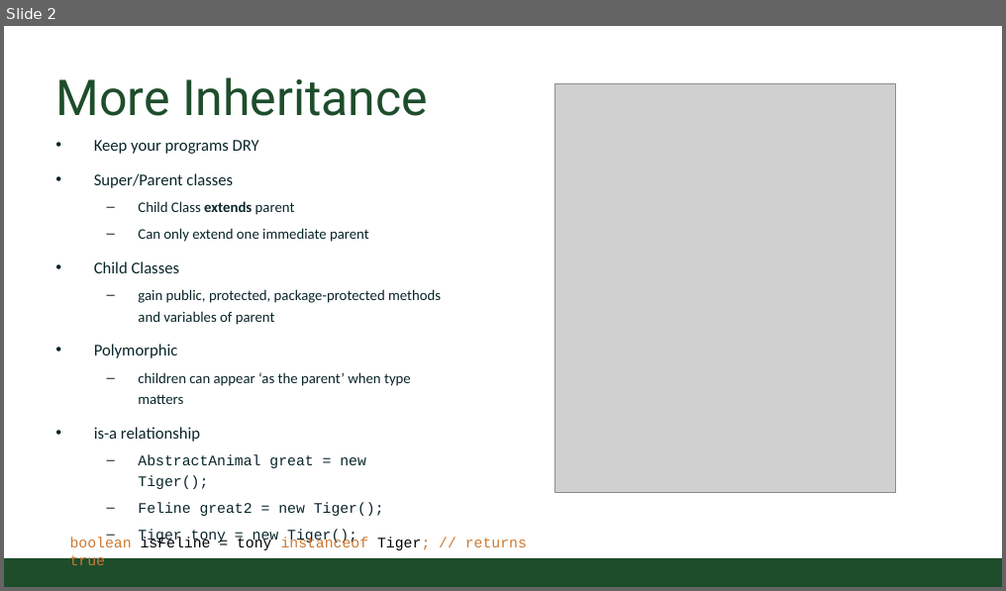
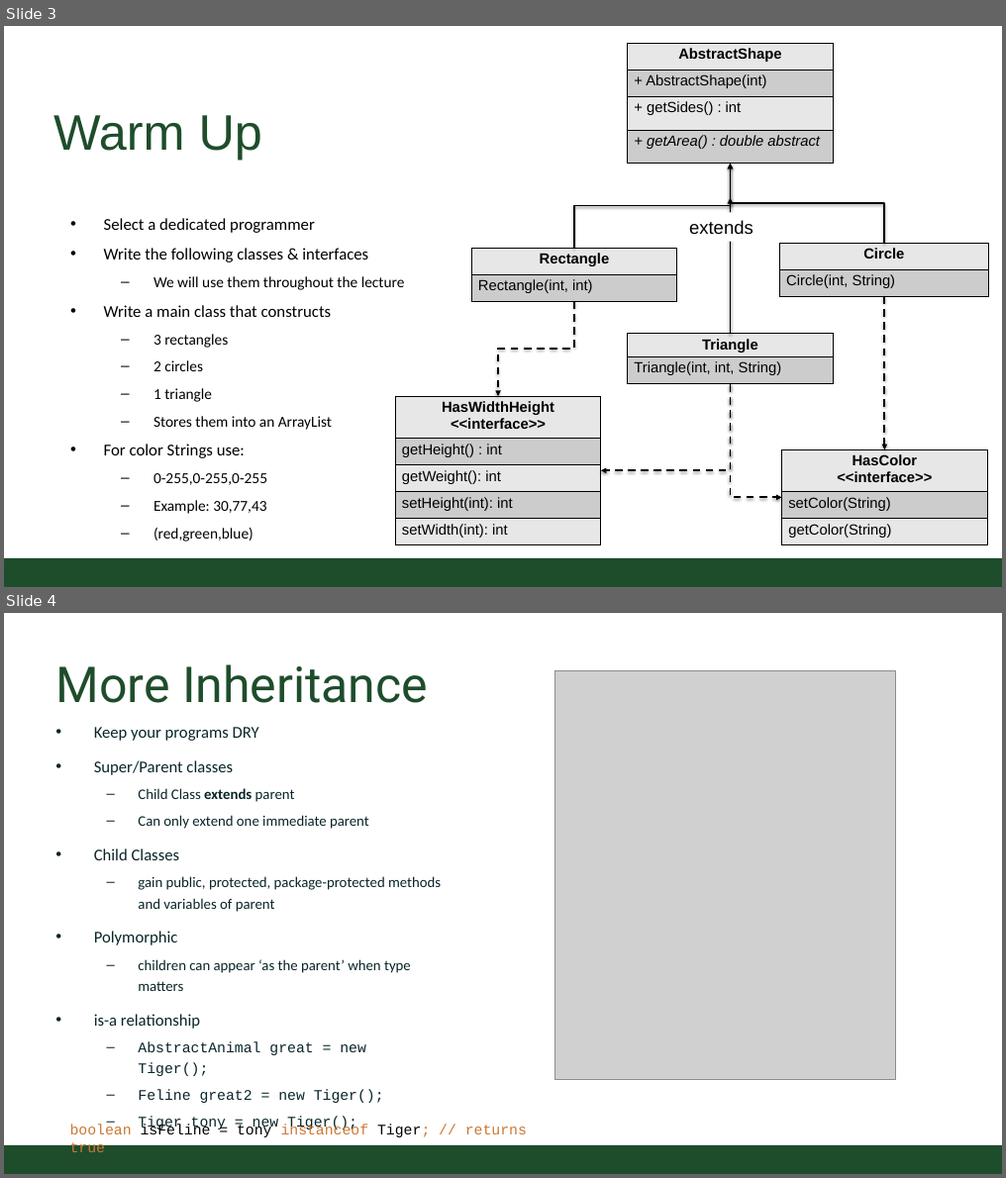
Before and after one commit to CSU-CompSci-CS163-4/Handouts, a slide deck: slides/On-Campus/13_02_PolymorphicLife.pptx. Shown one above the other, each under a label of ours: slide 2 before the commit, slides 3 and 4 after it. The pictures are 1006x591 and 1006x1178 pixels, drawn with LibreOffice and Linux fonts; fonts in the diff are those of the drawing; grey boxes stand for pictures; background and template pictures are left out. Boxes give left, top, right and bottom in pixels: in the first picture for what was removed or moved away, otherwise in the second. Text is boxed around its words. In the diff, an @@ line names an element or a change of style, - is before the commit and + after.

```diff
--- a/slides/On-Campus/13_02_PolymorphicLife.pptx
+++ b/slides/On-Campus/13_02_PolymorphicLife.pptx
@@ slide 3 added at (4, 26, 1002, 587), background #FFFFFF @@
@@ table added at (628, 43, 833, 164), 4 rows, 1 columns @@
+AbstractShape
++ AbstractShape(int)
++ getSides() : int
++ getArea() : double abstract
@@ title added at (54, 115, 262, 160), 54.4 pt, text #1E4D2B @@
+Warm Up
@@ elbow arrow added from (574, 248) to (731, 164), #000000 2 pt @@
@@ elbow arrow added from (884, 243) to (731, 164), #000000 2 pt @@
@@ arrow added from (731, 334) to (731, 198), #000000 2 pt @@
@@ text added at (104, 218, 405, 542), 16.6 pt, text #000000 @@
+• Select a dedicated programmer
+• Write the following classes & interfaces
+  – We will use them throughout the lecture
+• Write a main class that constructs
+  – 3 rectangles
+  – 2 circles
+  – 1 triangle
+  – Stores them into an ArrayList
+• For color Strings use:
+  – 0-255,0-255,0-255
+  – Example: 30,77,43
+  – (red,green,blue)
@@ text added at (689, 220, 753, 235), 20 pt, text #000000 @@
+extends
@@ table added at (471, 248, 677, 301), 2 rows, 1 columns @@
+Rectangle
+Rectangle(int, int)
@@ table added at (780, 243, 989, 297), 2 rows, 1 columns @@
+Circle
+Circle(int, String)
@@ elbow arrow added from (574, 301) to (498, 396), #000000 2 pt dashed @@
@@ elbow arrow added from (884, 297) to (884, 450), #000000 2 pt dashed @@
@@ table added at (628, 334, 833, 384), 2 rows, 1 columns @@
+Triangle
+Triangle(int, int, String)
@@ table added at (396, 396, 601, 546), 5 rows, 1 columns @@
+HasWidthHeight <<interface>>
+getHeight() : int
+getWeight(): int
+setHeight(int): int
+setWidth(int): int
@@ elbow arrow added from (731, 384) to (601, 472), #000000 2 pt dashed @@
@@ elbow arrow added from (731, 384) to (782, 497), #000000 2 pt dashed @@
@@ table added at (782, 450, 987, 545), 3 rows, 1 columns @@
+HasColor <<interface>>
+setColor(String)
+getColor(String)
@@ rectangle added at (4, 559, 1002, 587), fill #1E4D2B @@
@@ what was slide 2 is now slide 4 @@
```
Also in this commit, not shown: 1 slide changed, 3 other slides added.
